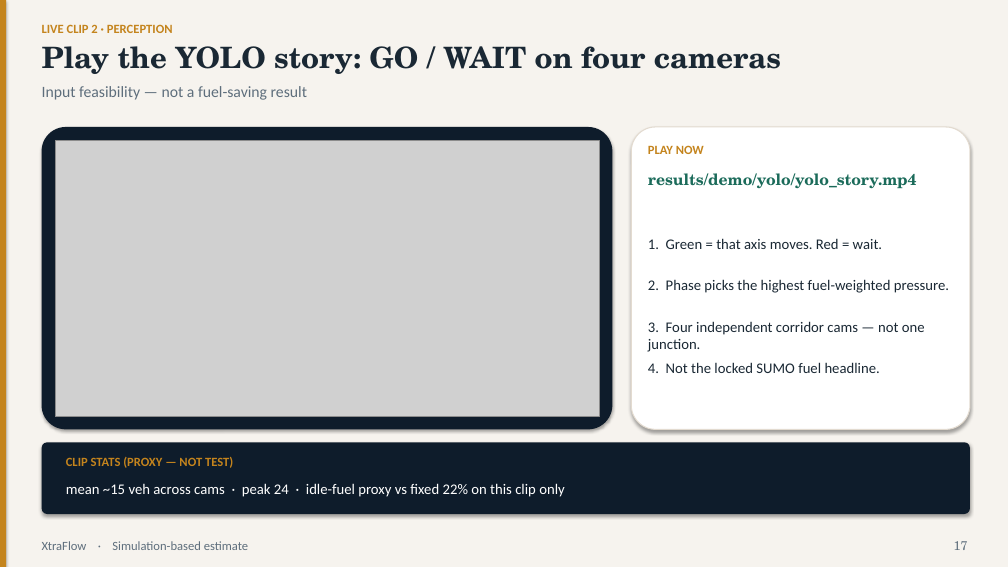
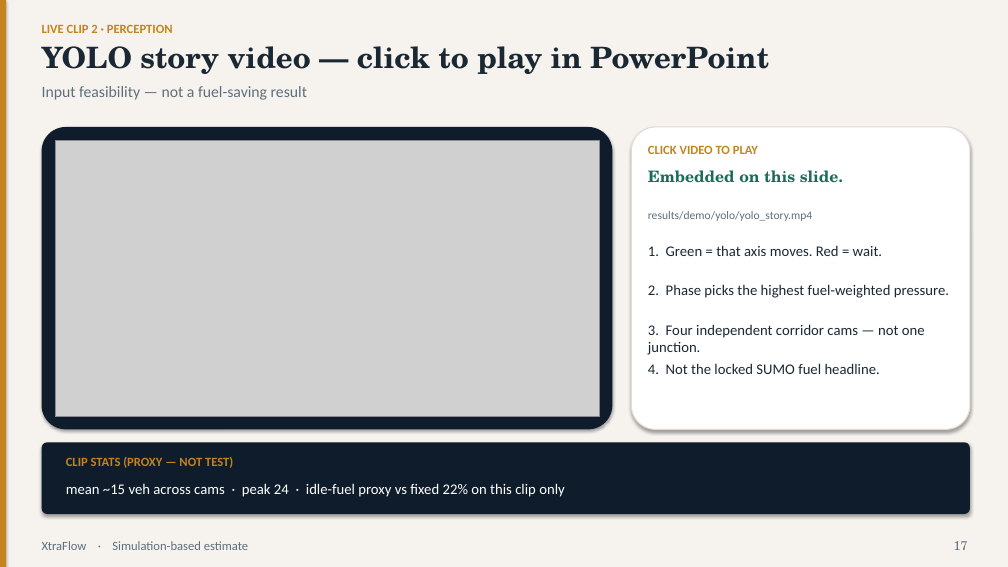
Before and after one commit to couder-04/XtraFlow, a slide deck: slide 17 of results/deck.pptx. Drawn at 1008x567 pixels with LibreOffice and Linux fonts; fonts in the diff are those of the drawing; grey boxes stand for pictures. Boxes give left, top, right and bottom in pixels: in the first picture for what was removed or moved away, otherwise in the second. Text is boxed around its words. In the diff, an @@ line names an element or a change of style, - is before the commit and + after.

Commit message:
Embed the YOLO story video in the deck for in-slide playback.
PowerPoint can click-to-play yolo_story.mp4 on the perception slide with the still as poster frame.

```diff
--- a/results/deck.pptx
+++ b/results/deck.pptx
@@ text at [42, 46, 769, 74]: text changed @@
-Play the YOLO story: GO / WAIT on four cameras
+YOLO story video — click to play in PowerPoint
@@ text at [648, 145, 758, 154]: text changed @@
-PLAY NOW
+CLICK VIDEO TO PLAY
@@ text added at [648, 170, 843, 183], 15 pt, text #1B6B5A, bold @@
+Embedded on this slide.
@@ text "results/demo/yolo/yolo_story.mp4": place and size @@
-text "results/demo/yolo/yolo_story.mp4" at [648, 173, 917, 189]
+text "results/demo/yolo/yolo_story.mp4" at [648, 211, 812, 221]
@@ text "results/demo/yolo/yolo_story.mp4" at [648, 211, 812, 221]: size 15 to 11 pt, font TeX Gyre Schola to Calibri, text colour #1B6B5A to #5E6E7C, bold off @@
@@ text "1. Green = that axis ...": place and size @@
-text "1. Green = that axis ..." at [648, 238, 882, 249]
+text "1. Green = that axis ..." at [648, 245, 882, 256]
@@ text "2. Phase picks the highest ...": place and size @@
-text "2. Phase picks the highest ..." at [648, 279, 949, 293]
+text "2. Phase picks the highest ..." at [648, 284, 949, 298]
```
Also in this commit, not shown: 1 other file.
